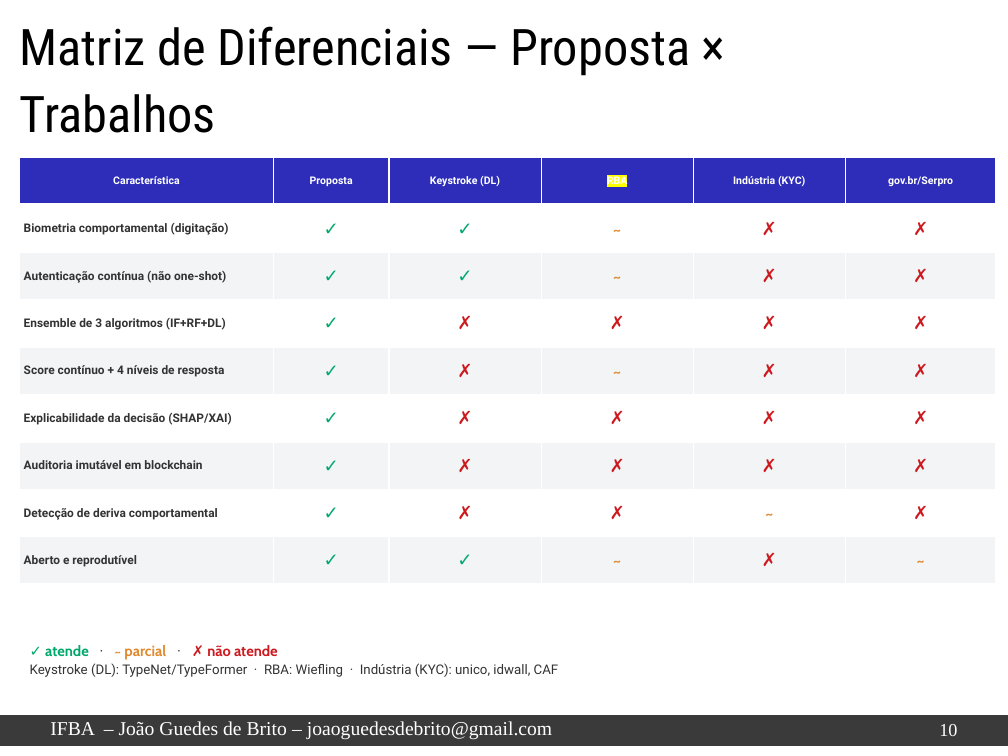
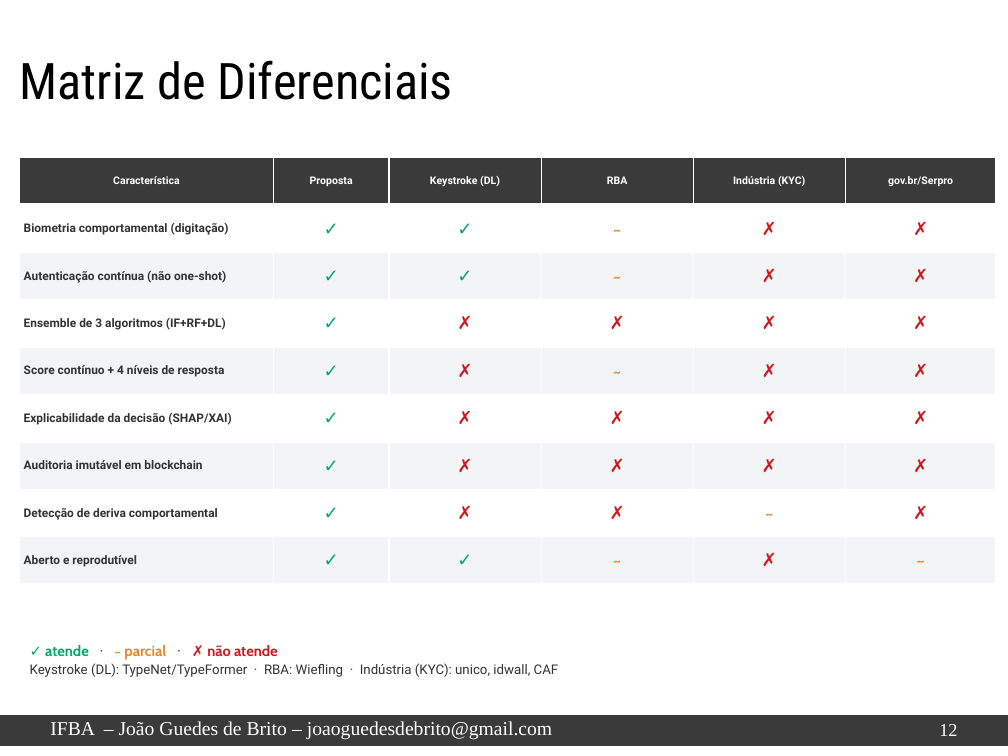
Before and after one commit to jgbcientista/gestao-autonomo, a slide deck: slide 13 of docs/trabalhos-relacionados.pptx (slide 11 before the commit). Drawn at 1008x756 pixels with LibreOffice and Linux fonts; fonts in the diff are those of the drawing; background and template pictures are left out. Boxes give left, top, right and bottom in pixels: in the first picture for what was removed or moved away, otherwise in the second. Text is boxed around its words. In the diff, an @@ line names an element or a change of style, - is before the commit and + after.

```diff
--- a/docs/trabalhos-relacionados.pptx
+++ b/docs/trabalhos-relacionados.pptx
@@ title at (20,60,453,100): text changed @@
-Matriz de Diferenciais — Proposta × Trabalhos
+Matriz de Diferenciais
@@ table at (20,157,997,584) @@
@@ fill #2D2DB9 to #3A3A3A in row 1 @@
@@ highlight #FFFF00 to none in "RBA" @@
@@ page number at (939,724,957,736): text changed @@
-10
+12
```
Also in this commit, not shown: 11 other slides changed, 2 slides added.
